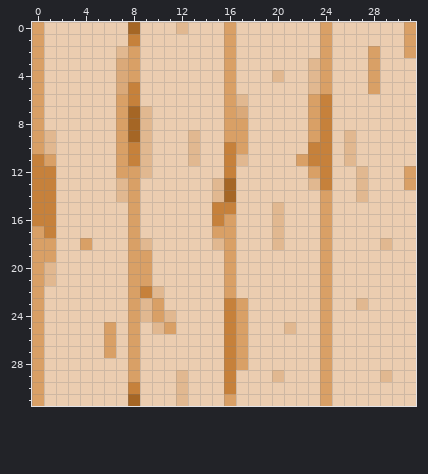
Pixel-art file -- Assets/Sprites/World/wood/wood.aseprite. The picture above is the old version.
32x32 pixels, 1 frame.
Now the later version:
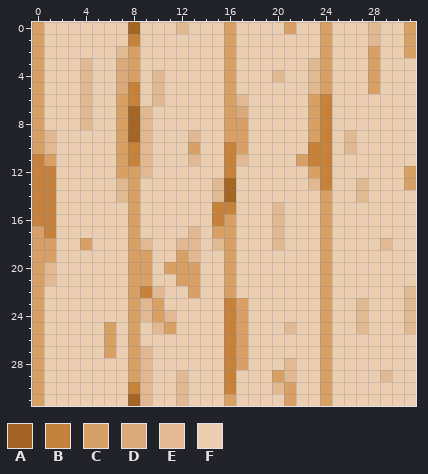
Palette (. is transparent): A #a56625  B #c6813b  C #d9a066  D #daa979  E #e1b890  F #ebcdb0
Difference:
The author changed colour E to colour C in row 10 at x 13; in row 29 at x 20.
The author changed colour F to colour C in row 0 at x 21; in row 19 at x 12; in row 20 at x 11 to 13; in row 21 at x 12 to 13; in row 22 at x 13; in rows 30 to 31 at x 21.
The author changed colour F to colour E in rows 0 to 1 at x 28; in row 3 at x 4; in rows 4 to 6 at x 4 and 10; in rows 7 to 8 at x 4; in row 17 at x 13; in row 18 at x 12 to 13.
The author changed colour F to colour E in row 19 at x 13; in rows 22 to 23 at x 31; in rows 24 to 25 at x 27 and 31; in row 27 at x 9; in rows 28 to 29 at x 9 and 21; in row 30 at x 9 and 20.
The author changed colour F to colour E in row 31 at x 9.
The author changed colour E to colour F in row 11 at x 26; in row 12 at x 27.
